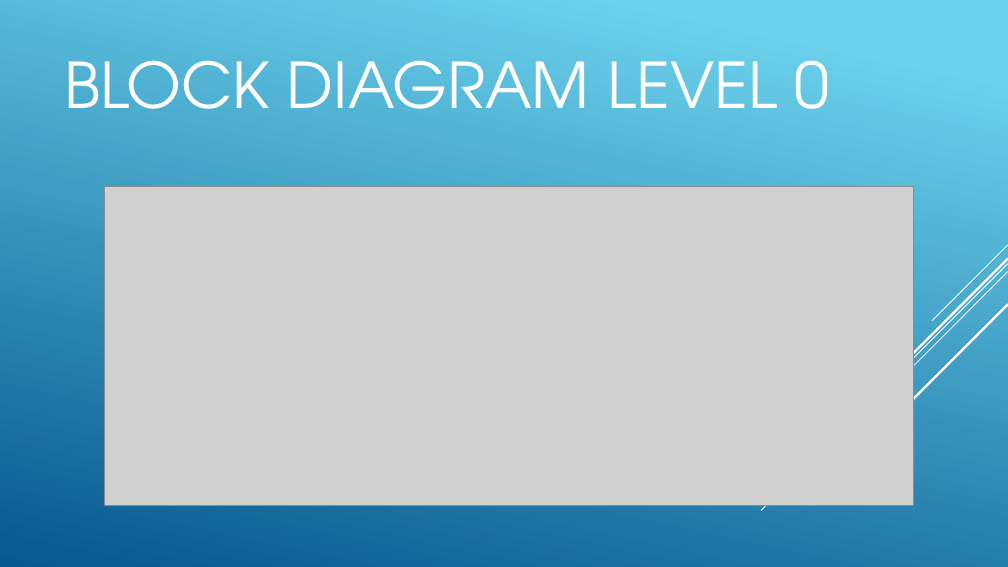
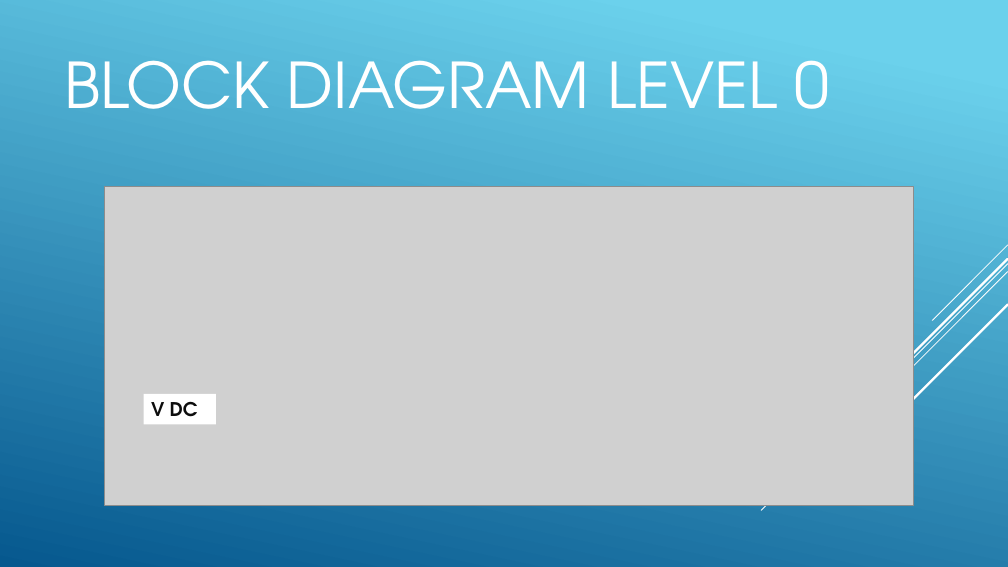
Before and after one commit to jp32/ece411-pdx, a slide deck: slide 5 of documents/presentation.pptx (slide 4 before the commit). Drawn at 1008x567 pixels with LibreOffice and Linux fonts; fonts in the diff are those of the drawing; grey boxes stand for pictures. Boxes give left, top, right and bottom in pixels: in the first picture for what was removed or moved away, otherwise in the second. Text is boxed around its words. In the diff, an @@ line names an element or a change of style, - is before the commit and + after.

```diff
--- a/documents/presentation.pptx
+++ b/documents/presentation.pptx
@@ rectangle added at [144, 394, 216, 424], fill #FFFFFF, 18 pt, text #0D0D0D, bold @@
+V DC
```
Also in this commit, not shown: 6 other slides changed, 2 other files.
